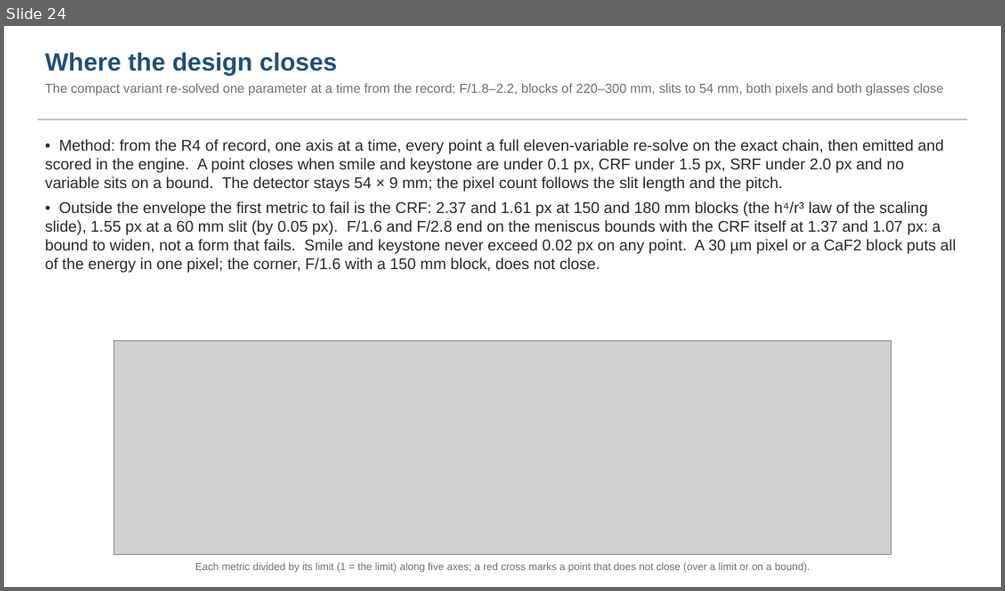
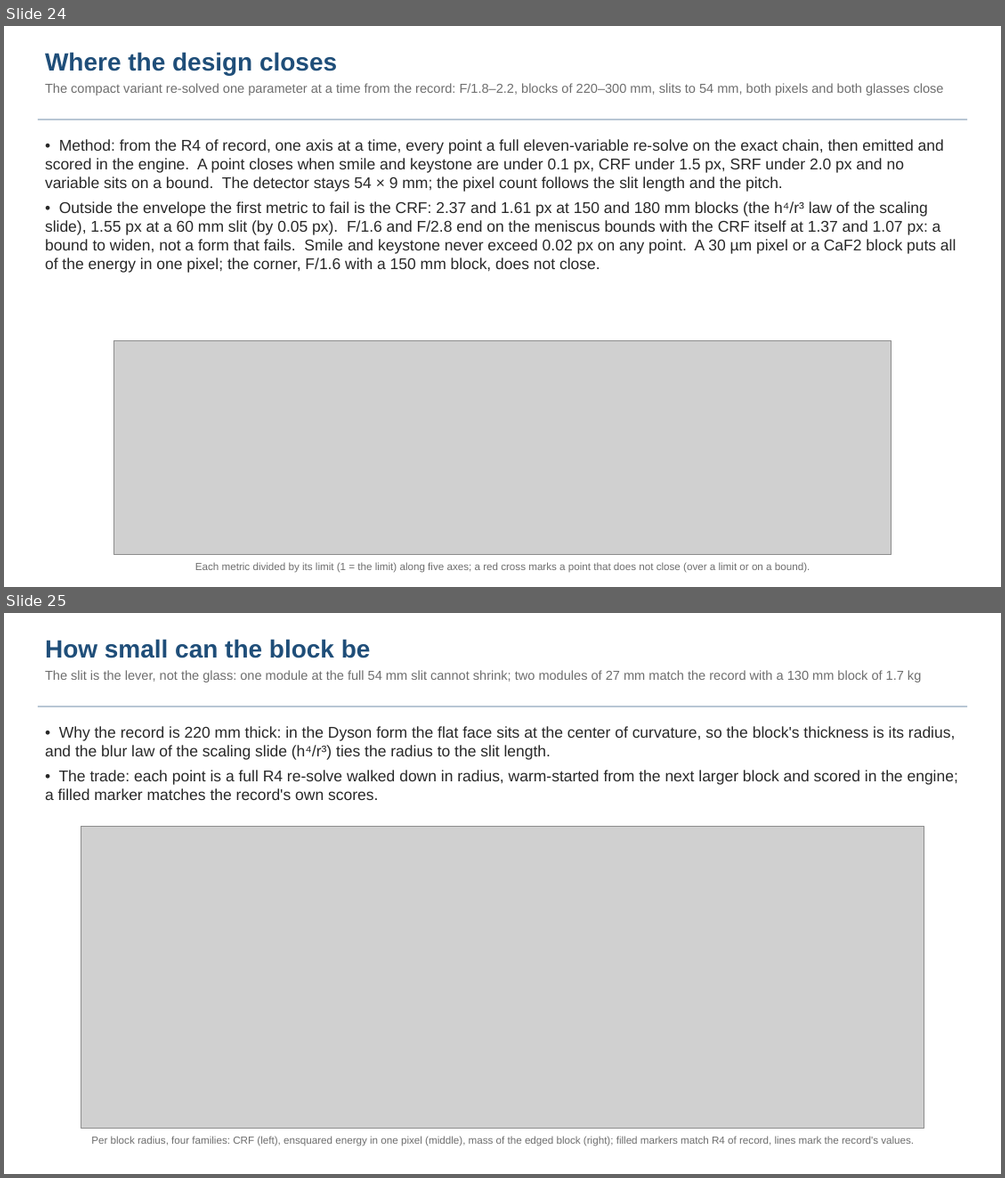
Before and after one commit to nasa-jpl/macos, a slide deck: demo_session/deck_dyson.pptx. Shown one above the other, each under a label of ours: slide 24 before the commit, slides 24 and 25 after it. The pictures are 1005x591 and 1005x1178 pixels, drawn with LibreOffice and Linux fonts; fonts in the diff are those of the drawing; grey boxes stand for pictures. Boxes give left, top, right and bottom in pixels: in the first picture for what was removed or moved away, otherwise in the second. Text is boxed around its words. In the diff, an @@ line names an element or a change of style, - is before the commit and + after.

```diff
--- a/demo_session/deck_dyson.pptx
+++ b/demo_session/deck_dyson.pptx
@@ slide 25 added at (4, 613, 1001, 1174), background #FFFFFF @@
@@ text added at (45, 639, 921, 682), 12.5 pt, text #6E6E6E @@
+How small can the block be
+The slit is the lever, not the glass: one module at the full 54 mm slit cannot shrink; two modules of 27 mm match the record with a 130 mm block of 1.7 kg
@@ rectangle added at (38, 706, 967, 707), fill #B8C6D4 @@
@@ text added at (45, 726, 958, 800), 15 pt, text #282828 @@
+• Why the record is 220 mm thick: in the Dyson form the flat face sits at the center of curvature, so the block's thickness is its radius, and the blur law of the scaling slide (h⁴/r³) ties the radius to the slit length.
+• The trade: each point is a full R4 re-solve walked down in radius, warm-started from the next larger block and scored in the engine; a filled marker matches the record's own scores.
@@ picture added at (81, 826, 923, 1128) @@
@@ text added at (91, 1135, 914, 1146), 10 pt, text #6E6E6E @@
+Per block radius, four families: CRF (left), ensquared energy in one pixel (middle), mass of the edged block (right); filled markers match R4 of record, lines mark the record's values.
```
Also in this commit, not shown: 5 slides changed, 1 other slide added, 3 other files.
